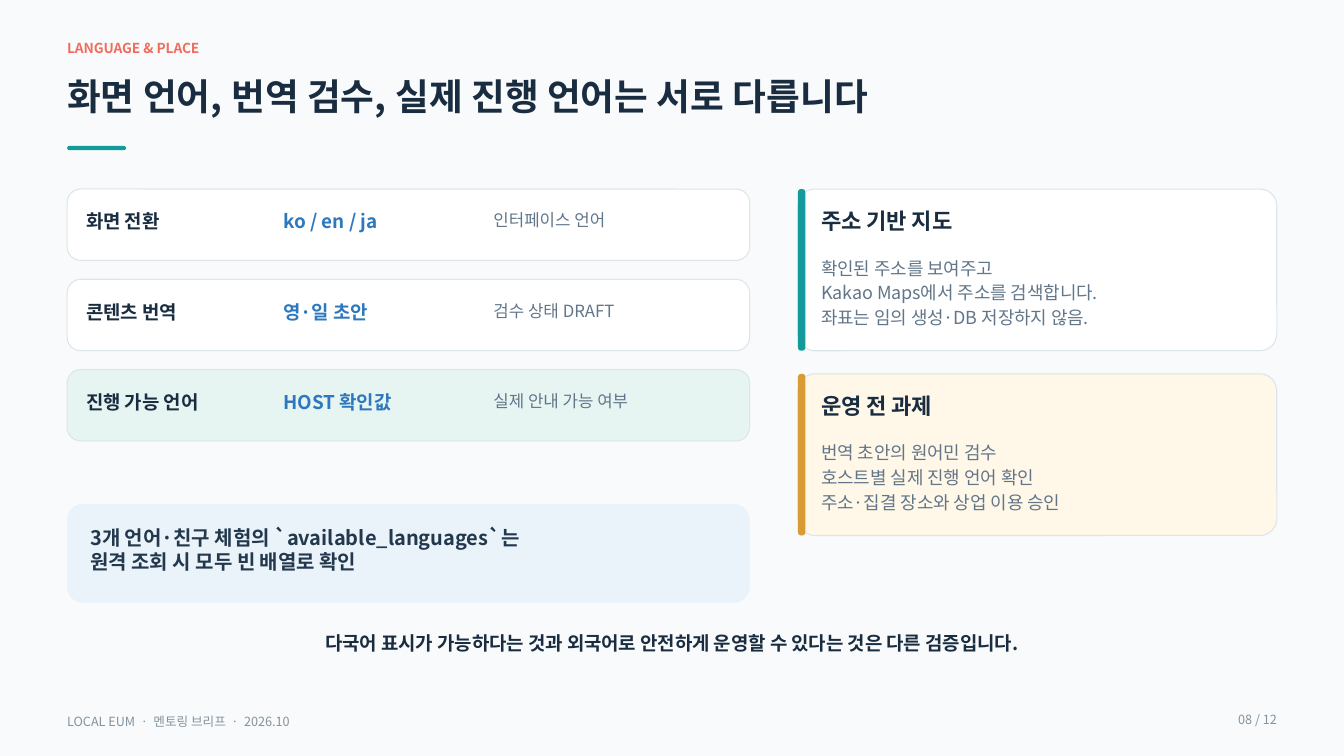
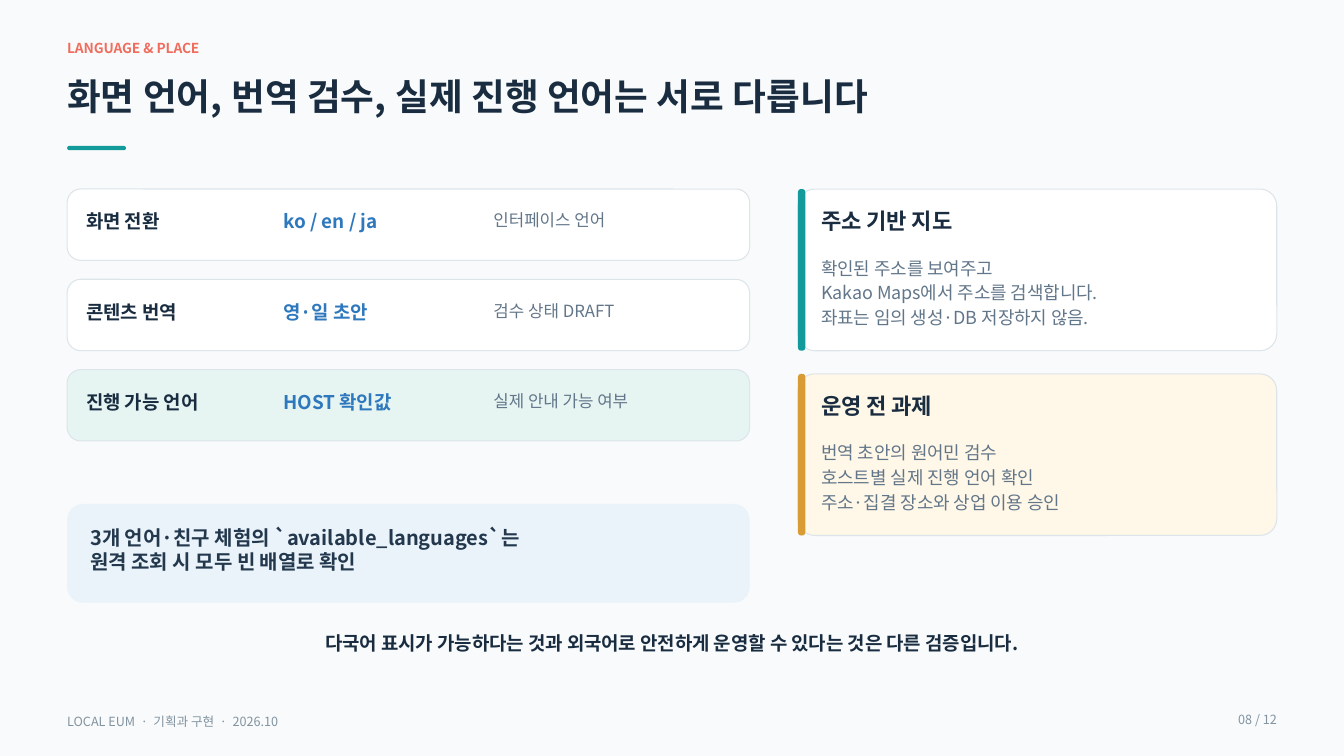
Before and after one commit to inyoung7-lab/AI-Travel-Planner, a slide deck: slide 8 of docs/local-eum/mentoring/LOCAL_EUM_MENTORING.pptx. Drawn at 1344x756 pixels with LibreOffice and Linux fonts; fonts in the diff are those of the drawing. Boxes give left, top, right and bottom in pixels: in the first picture for what was removed or moved away, otherwise in the second. Text is boxed around its words. In the diff, an @@ line names an element or a change of style, - is before the commit and + after.

Commit message:
docs(local-eum): center mentoring deck on product intent

```diff
--- a/docs/local-eum/mentoring/LOCAL_EUM_MENTORING.pptx
+++ b/docs/local-eum/mentoring/LOCAL_EUM_MENTORING.pptx
@@ text at bbox=[67, 715, 278, 727]: text changed @@
-LOCAL EUM · 멘토링 브리프 · 2026.10
+LOCAL EUM · 기획과 구현 · 2026.10
```
Also in this commit, not shown: 10 other slides changed, 1 slide added, 1 slide removed, 7 other files.
